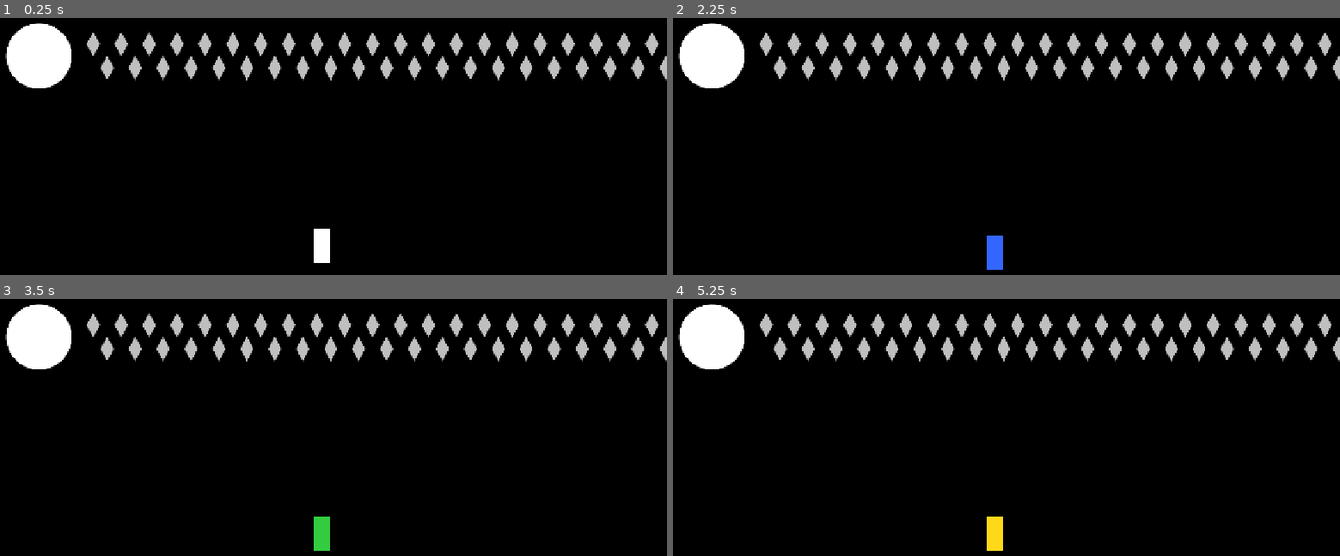
Above: before the commit, frames 1-4 (two rows, left to right).
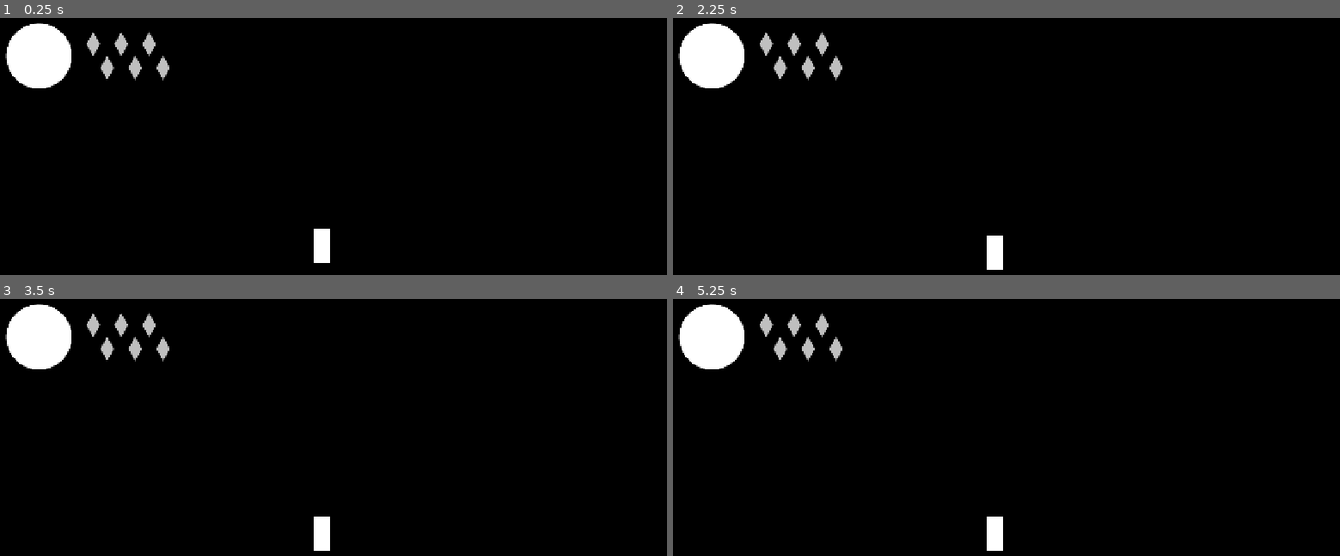
Above: after the commit, the same moments.

Repository: autonomouscrow/color-game
Game: Godot game, scene res://Scenes/Main.tscn
Same seed, same stepped clock (60 frames per second), same inputs: the game is played once before the commit and once after it.
Inputs:
- Up to frame 1 (0.25 s): no input
- Up to frame 2 (2.25 s): hold Space (interact) 0.53-1.28 s; hold Right (move_right) 0.53-2.03 s; tap A (jump) at 0.77, 1.52 s; tap Enter at 1.25 s; tap Ctrl (burst) at 1.35 s; tap Space (interact) at 1.55, 2 s; hold Left (move_left) from 2.03 s (still down); hold Space (interact) from 2.03 s (still down); tap E (color_blue) at 2.1 s
- Up to frame 3 (3.5 s): tap Enter at 2.75 s; release Left (move_left) at 2.78 s; release Space (interact) at 2.78 s; hold Right (move_right) from 2.78 s (still down); tap F (color_green) at 2.85 s; tap A (jump) at 3.02 s; tap Space (interact) at 3.05 s
- Up to frame 4 (5.25 s): tap Space (interact) at 3.5, 4.55, 5 s; hold Space (interact) 3.53-4.28 s; tap W (color_red) at 3.6 s; tap A (jump) at 3.77, 4.52 s; tap Enter at 4.25 s; release Right (move_right) at 4.28 s; hold Left (move_left) 4.28-5.03 s; tap Q (color_white) at 4.35 s; hold Right (move_right) from 5.03 s (still down); hold Space (interact) from 5.03 s (still down); tap R (color_yellow) at 5.1 s

The runs differ from the first frame. In frame 1, 3.7% of the frame differs, in the area x 25-100%, y 5-25%; in frame 2, 4.0%, in the area x 25-100%, y 5-98%; in frame 3, 4.0%; in frame 4, 4.0%.

Commit message:
added color crystals and ancestors

Diff:
--- a/Scenes/Rooms/Blue1.tscn
+++ b/Scenes/Rooms/Blue1.tscn
@@ -11,6 +11,7 @@
 [ext_resource type="PackedScene" uid="uid://d0y5ggtqv3vyv" path="res://Scenes/Prefabs/Slime.tscn" id="10_dlvn0"]
 [ext_resource type="PackedScene" uid="uid://bbreqjvxwbsbw" path="res://SolidBox.tscn" id="10_rudwg"]
 [ext_resource type="PackedScene" uid="uid://c3esrxtwcjlfa" path="res://Scenes/Prefabs/wall_sitters.tscn" id="11_jpjf8"]
+[ext_resource type="PackedScene" uid="uid://btcp03ywrwyyn" path="res://ancestors.tscn" id="12_pli0g"]
 
 [node name="Blue1" type="Node2D" unique_id=1167361679 node_paths=PackedStringArray("EnemyObjects") groups=["Room"]]
 script = ExtResource("1_6x4te")
@@ -416,3 +417,6 @@
 [node name="Box45" parent="." unique_id=710656399 instance=ExtResource("10_rudwg")]
 position = Vector2(8695, -7724)
 scale = Vector2(15.12002, 1)
+
+[node name="ancestors" parent="." unique_id=1961041996 instance=ExtResource("12_pli0g")]
+position = Vector2(11203, -3946)
--- a/Scenes/Rooms/Blue2.tscn
+++ b/Scenes/Rooms/Blue2.tscn
@@ -11,7 +11,9 @@
 [ext_resource type="PackedScene" uid="uid://k6kpr2pmhh05" path="res://Scenes/Prefabs/canvas.tscn" id="12_3vkun"]
 [ext_resource type="PackedScene" uid="uid://cdiaroodhyb5v" path="res://Scenes/Prefabs/DamageBlock.tscn" id="12_bei0t"]
 [ext_resource type="PackedScene" uid="uid://c3esrxtwcjlfa" path="res://Scenes/Prefabs/wall_sitters.tscn" id="12_gogsg"]
+[ext_resource type="PackedScene" uid="uid://wgfe6wtvypdf" path="res://color_crystal.tscn" id="13_bei0t"]
 [ext_resource type="PackedScene" uid="uid://d11k86ap54sq6" path="res://Scenes/Prefabs/damage_tp.tscn" id="13_pf7uk"]
+[ext_resource type="PackedScene" uid="uid://btcp03ywrwyyn" path="res://ancestors.tscn" id="14_pf7uk"]
 
 [node name="Blue2" type="Node2D" unique_id=458252390 node_paths=PackedStringArray("EnemyObjects") groups=["Room"]]
 script = ExtResource("1_m3txl")
@@ -628,3 +630,19 @@
 
 [node name="Canvas" parent="." unique_id=1299036508 instance=ExtResource("12_3vkun")]
 position = Vector2(9015, -7970)
+
+[node name="ColorCrystal" parent="." unique_id=1691775424 instance=ExtResource("13_bei0t")]
+position = Vector2(8442, -10569)
+color = 2
+
+[node name="ancestors" parent="." unique_id=1961041996 instance=ExtResource("14_pf7uk")]
+position = Vector2(6277, -8937)
+
+[node name="ancestors2" parent="." unique_id=1076020955 instance=ExtResource("14_pf7uk")]
+position = Vector2(8755, -9521)
+
+[node name="ancestors3" parent="." unique_id=860406649 instance=ExtResource("14_pf7uk")]
+position = Vector2(9153, -10418)
+
+[node name="ancestors4" parent="." unique_id=515844414 instance=ExtResource("14_pf7uk")]
+position = Vector2(9617, -11140)
--- a/Scenes/Rooms/Green1.tscn
+++ b/Scenes/Rooms/Green1.tscn
@@ -7,6 +7,7 @@
 [ext_resource type="PackedScene" uid="uid://b5ve86daq1wpt" path="res://Scenes/room_boundry.tscn" id="5_qautl"]
 [ext_resource type="PackedScene" uid="uid://cdiaroodhyb5v" path="res://Scenes/Prefabs/DamageBlock.tscn" id="6_wgraa"]
 [ext_resource type="PackedScene" uid="uid://d11k86ap54sq6" path="res://Scenes/Prefabs/damage_tp.tscn" id="7_sawut"]
+[ext_resource type="PackedScene" uid="uid://btcp03ywrwyyn" path="res://ancestors.tscn" id="8_sawut"]
 
 [node name="Green1" type="Node2D" unique_id=1491857186 node_paths=PackedStringArray("EnemyObjects") groups=["Room"]]
 script = ExtResource("1_7vu7n")
@@ -137,10 +138,5 @@
 position = Vector2(4565, -306)
 scale = Vector2(1, 18.960003)
 
-[node name="ColorRect" type="ColorRect" parent="." unique_id=224559308]
-offset_left = 3981.0
-offset_top = -227.0
-offset_right = 4021.0
-offset_bottom = -187.0
-scale = Vector2(3.053636, 3.048267)
-color = Color(0.4509804, 0, 1, 1)
+[node name="ancestors" parent="." unique_id=1961041996 instance=ExtResource("8_sawut")]
+position = Vector2(4034, -132)
--- a/Scenes/Rooms/Green2.tscn
+++ b/Scenes/Rooms/Green2.tscn
@@ -8,6 +8,7 @@
 [ext_resource type="PackedScene" uid="uid://c3esrxtwcjlfa" path="res://Scenes/Prefabs/wall_sitters.tscn" id="6_qhm1r"]
 [ext_resource type="PackedScene" uid="uid://d11k86ap54sq6" path="res://Scenes/Prefabs/damage_tp.tscn" id="7_gok3t"]
 [ext_resource type="PackedScene" uid="uid://cdiaroodhyb5v" path="res://Scenes/Prefabs/DamageBlock.tscn" id="8_1haui"]
+[ext_resource type="PackedScene" uid="uid://wgfe6wtvypdf" path="res://color_crystal.tscn" id="9_1haui"]
 
 [node name="Green2" type="Node2D" unique_id=1525656117 node_paths=PackedStringArray("EnemyObjects") groups=["Room"]]
 script = ExtResource("1_gey60")
@@ -274,7 +275,7 @@
 scale = Vector2(1.4836735, -15.909128)
 
 [node name="OutM1" parent="." unique_id=1702948120 instance=ExtResource("3_mupk5")]
-position = Vector2(10771, 650)
+position = Vector2(10768, 792.00006)
 scale = Vector2(34.64002, 1.2399969)
 target_room_id = "Green1"
 target_door_id = "InR1"
@@ -304,3 +305,7 @@
 [node name="Box37" parent="." unique_id=1716904531 instance=ExtResource("4_niq6w")]
 position = Vector2(4981, -510)
 scale = Vector2(41.26023, 38.53505)
+
+[node name="ColorCrystal" parent="." unique_id=1691775424 instance=ExtResource("9_1haui")]
+position = Vector2(10755, 604)
+color = 4
--- a/Scenes/Rooms/GreenHonse.tscn
+++ b/Scenes/Rooms/GreenHonse.tscn
@@ -4,6 +4,7 @@
 [ext_resource type="PackedScene" uid="uid://b7owcqgbcb5fa" path="res://Scenes/roomExit.tscn" id="3_dq0vl"]
 [ext_resource type="PackedScene" uid="uid://bbreqjvxwbsbw" path="res://SolidBox.tscn" id="4_gop86"]
 [ext_resource type="PackedScene" uid="uid://b5ve86daq1wpt" path="res://Scenes/room_boundry.tscn" id="4_slyfa"]
+[ext_resource type="PackedScene" uid="uid://btcp03ywrwyyn" path="res://ancestors.tscn" id="5_u5oj7"]
 
 [node name="GreenHonse" type="Node2D" unique_id=2046928556 groups=["Room"]]
 script = ExtResource("1_slyfa")
@@ -33,3 +34,6 @@
 [node name="Box2" parent="." unique_id=2113618482 instance=ExtResource("4_gop86")]
 position = Vector2(12926, -97)
 scale = Vector2(1.4739314, 34.994972)
+
+[node name="ancestors" parent="." unique_id=1961041996 instance=ExtResource("5_u5oj7")]
+position = Vector2(12278, 223)
--- a/Scenes/Rooms/fall.tscn
+++ b/Scenes/Rooms/fall.tscn
@@ -145,4 +145,4 @@
 target_door_id = "InU"
 
 [node name="InU" type="Marker2D" parent="." unique_id=1013967555]
-position = Vector2(487, -1778)
+position = Vector2(564, -7936)
--- a/Scenes/Rooms/gauntlet.tscn
+++ b/Scenes/Rooms/gauntlet.tscn
@@ -6,6 +6,7 @@
 [ext_resource type="PackedScene" uid="uid://bbreqjvxwbsbw" path="res://SolidBox.tscn" id="4_ig2bl"]
 [ext_resource type="PackedScene" uid="uid://cdiaroodhyb5v" path="res://Scenes/Prefabs/DamageBlock.tscn" id="5_ickob"]
 [ext_resource type="PackedScene" uid="uid://k6kpr2pmhh05" path="res://Scenes/Prefabs/canvas.tscn" id="6_ig2bl"]
+[ext_resource type="PackedScene" uid="uid://btcp03ywrwyyn" path="res://ancestors.tscn" id="7_4ba2h"]
 
 [node name="Gauntlet" type="Node2D" unique_id=1701499376 groups=["Room"]]
 script = ExtResource("1_m0dvp")
@@ -388,13 +389,6 @@
 position = Vector2(143.24646, -1303.3334)
 scale = Vector2(2.4691947, 0.23809524)
 
-[node name="ColorRect" type="ColorRect" parent="." unique_id=1004287865]
-offset_left = 963.0
-offset_top = -16544.0
-offset_right = 1003.0
-offset_bottom = -16504.0
-color = Color(0.5921569, 0, 1, 1)
-
 [node name="Canvas" parent="." unique_id=518473249 instance=ExtResource("6_ig2bl")]
 position = Vector2(1232, -17537)
 
@@ -404,3 +398,6 @@
 
 [node name="InU" type="Marker2D" parent="." unique_id=980151846]
 position = Vector2(1359.3478, -20360.625)
+
+[node name="ancestors" parent="." unique_id=1961041996 instance=ExtResource("7_4ba2h")]
+position = Vector2(984, -16525)
--- a/Scenes/Rooms/red_1.tscn
+++ b/Scenes/Rooms/red_1.tscn
@@ -10,6 +10,7 @@
 [ext_resource type="PackedScene" uid="uid://c5i7skmtn3i2o" path="res://Scenes/Prefabs/breakable_wall.tscn" id="8_iu70p"]
 [ext_resource type="PackedScene" uid="uid://cdiaroodhyb5v" path="res://Scenes/Prefabs/DamageBlock.tscn" id="9_vjw5v"]
 [ext_resource type="PackedScene" uid="uid://k6kpr2pmhh05" path="res://Scenes/Prefabs/canvas.tscn" id="10_rdn0l"]
+[ext_resource type="PackedScene" uid="uid://btcp03ywrwyyn" path="res://ancestors.tscn" id="11_n0n1y"]
 
 [node name="Red1" type="Node2D" unique_id=1782557211 node_paths=PackedStringArray("EnemyObjects") groups=["Room"]]
 script = ExtResource("1_lwl47")
@@ -420,3 +421,6 @@
 [node name="Box2" parent="." unique_id=1139882921 instance=ExtResource("3_062ts")]
 position = Vector2(5660, -2803)
 scale = Vector2(15.289498, 1)
+
+[node name="ancestors" parent="." unique_id=1961041996 instance=ExtResource("11_n0n1y")]
+position = Vector2(6334, -3789)
--- a/Scenes/Rooms/red_2.tscn
+++ b/Scenes/Rooms/red_2.tscn
@@ -11,6 +11,8 @@
 [ext_resource type="PackedScene" uid="uid://d0y5ggtqv3vyv" path="res://Scenes/Prefabs/Slime.tscn" id="9_to4dh"]
 [ext_resource type="PackedScene" uid="uid://c3esrxtwcjlfa" path="res://Scenes/Prefabs/wall_sitters.tscn" id="10_58xyw"]
 [ext_resource type="PackedScene" uid="uid://c5i7skmtn3i2o" path="res://Scenes/Prefabs/breakable_wall.tscn" id="10_uxhc2"]
+[ext_resource type="PackedScene" uid="uid://wgfe6wtvypdf" path="res://color_crystal.tscn" id="12_rmh61"]
+[ext_resource type="PackedScene" uid="uid://btcp03ywrwyyn" path="res://ancestors.tscn" id="13_iyu5w"]
 
 [node name="Red2" type="Node2D" unique_id=493293217 node_paths=PackedStringArray("EnemyObjects") groups=["Room"]]
 script = ExtResource("1_2vpxa")
@@ -685,3 +687,17 @@
 
 [node name="InL" type="Marker2D" parent="." unique_id=1153674813]
 position = Vector2(1547, -8213)
+
+[node name="ColorCrystal" parent="." unique_id=1691775424 instance=ExtResource("12_rmh61")]
+position = Vector2(3271, -9889)
+color = 1
+
+[node name="Box" parent="." unique_id=466582089 instance=ExtResource("3_xmy5j")]
+position = Vector2(2994, -10132.001)
+scale = Vector2(1, 29.79999)
+
+[node name="ancestors" parent="." unique_id=1961041996 instance=ExtResource("13_iyu5w")]
+position = Vector2(3437, -8358)
+
+[node name="ancestors2" parent="." unique_id=77975610 instance=ExtResource("13_iyu5w")]
+position = Vector2(3093, -6751)
--- a/Scenes/Rooms/start.tscn
+++ b/Scenes/Rooms/start.tscn
@@ -10,8 +10,9 @@
 script = ExtResource("1_oiuna")
 
 [node name="RoomBoundry" parent="." unique_id=2141509462 instance=ExtResource("4_y5hus")]
-position = Vector2(493.00003, 184.16577)
-scale = Vector2(77.39998, 52.44)
+visible = false
+position = Vector2(-944, 239)
+scale = Vector2(219.84, 52.44)
 
 [node name="Exit" parent="." unique_id=199470789 instance=ExtResource("1_ots34")]
 position = Vector2(1289, 394.16574)
@@ -22,37 +23,51 @@
 [node name="rightExit" type="Marker2D" parent="." unique_id=62011328]
 position = Vector2(1254, 456.16577)
 
-[node name="Box" parent="." unique_id=1599687405 instance=ExtResource("2_qn1rc")]
-position = Vector2(664, 665.1658)
-scale = Vector2(42.24, 1)
-
-[node name="Box2" parent="." unique_id=2104926722 instance=ExtResource("2_qn1rc")]
-position = Vector2(233, 645.1658)
-scale = Vector2(7.9999995, 1)
-
-[node name="Box3" parent="." unique_id=277372887 instance=ExtResource("2_qn1rc")]
-position = Vector2(1099, 645.1658)
-scale = Vector2(7.9999995, 1)
-
-[node name="Box4" parent="." unique_id=1514885839 instance=ExtResource("2_qn1rc")]
-position = Vector2(1138, 616.1658)
-scale = Vector2(7.9999995, 3.12)
-
-[node name="Box5" parent="." unique_id=1539496219 instance=ExtResource("2_qn1rc")]
-position = Vector2(1222, 563.1658)
-scale = Vector2(10.600009, 3.12)
-
-[node name="Box6" parent="." unique_id=1804923726 instance=ExtResource("2_qn1rc")]
-position = Vector2(150, 406.16577)
-scale = Vector2(1, 23)
-
 [node name="Canvas" parent="." unique_id=1299036508 instance=ExtResource("3_1n0d2")]
-position = Vector2(276, 605.1658)
+position = Vector2(659, 596)
 hide = true
 
 [node name="InU" type="Marker2D" parent="." unique_id=273608030]
 position = Vector2(656.78784, -150)
 
-[node name="Box7" parent="." unique_id=74059077 instance=ExtResource("2_qn1rc")]
+[node name="platforms" type="Node2D" parent="." unique_id=563097549]
+
+[node name="Box" parent="platforms" unique_id=1599687405 instance=ExtResource("2_qn1rc")]
+position = Vector2(664, 665.1658)
+scale = Vector2(42.24, 1)
+
+[node name="Box2" parent="platforms" unique_id=2104926722 instance=ExtResource("2_qn1rc")]
+position = Vector2(233, 645.1658)
+scale = Vector2(7.9999995, 1)
+
+[node name="Box3" parent="platforms" unique_id=277372887 instance=ExtResource("2_qn1rc")]
+position = Vector2(1099, 645.1658)
+scale = Vector2(7.9999995, 1)
+
+[node name="Box4" parent="platforms" unique_id=1514885839 instance=ExtResource("2_qn1rc")]
+position = Vector2(1138, 616.1658)
+scale = Vector2(7.9999995, 3.12)
+
+[node name="Box5" parent="platforms" unique_id=1539496219 instance=ExtResource("2_qn1rc")]
+position = Vector2(1222, 563.1658)
+scale = Vector2(10.600009, 3.12)
+
+[node name="Box7" parent="platforms" unique_id=74059077 instance=ExtResource("2_qn1rc")]
 position = Vector2(1321, 379.16577)
 scale = Vector2(1, 18.56)
+
+[node name="Box8" parent="platforms" unique_id=1876589767 instance=ExtResource("2_qn1rc")]
+position = Vector2(-1488, 629.99994)
+scale = Vector2(165.8286, 0.8557295)
+
+[node name="Box9" parent="platforms" unique_id=1281875097 instance=ExtResource("2_qn1rc")]
+position = Vector2(-2463, 609)
+scale = Vector2(18.08, 1)
+
+[node name="Box10" parent="platforms" unique_id=128984417 instance=ExtResource("2_qn1rc")]
+position = Vector2(-3022, 392)
+scale = Vector2(1, 20.200003)
+
+[node name="Box11" parent="platforms" unique_id=1530195320 instance=ExtResource("2_qn1rc")]
+position = Vector2(-841.99994, 165)
+scale = Vector2(219.40001, 1)
--- a/Scenes/Rooms/yellow_1.tscn
+++ b/Scenes/Rooms/yellow_1.tscn
@@ -8,6 +8,7 @@
 [ext_resource type="PackedScene" uid="uid://d0y5ggtqv3vyv" path="res://Scenes/Prefabs/Slime.tscn" id="5_ndrtu"]
 [ext_resource type="PackedScene" path="res://Scenes/Prefabs/Dasher.tscn" id="6_411p2"]
 [ext_resource type="PackedScene" uid="uid://k6kpr2pmhh05" path="res://Scenes/Prefabs/canvas.tscn" id="8_xq887"]
+[ext_resource type="PackedScene" uid="uid://btcp03ywrwyyn" path="res://ancestors.tscn" id="9_riagq"]
 
 [node name="yellow1" type="Node2D" unique_id=529611210 node_paths=PackedStringArray("EnemyObjects") groups=["Room"]]
 script = ExtResource("1_pevpe")
@@ -377,3 +378,6 @@
 
 [node name="Canvas2" parent="." unique_id=1168452420 instance=ExtResource("8_xq887")]
 position = Vector2(8126, -11827)
+
+[node name="ancestors" parent="." unique_id=1961041996 instance=ExtResource("9_riagq")]
+position = Vector2(597, -11850)
--- a/Scenes/Rooms/yellow_2.tscn
+++ b/Scenes/Rooms/yellow_2.tscn
@@ -8,6 +8,7 @@
 [ext_resource type="PackedScene" path="res://Scenes/Prefabs/Dasher.tscn" id="6_ksxh1"]
 [ext_resource type="PackedScene" uid="uid://bvbkoiedl4jtg" path="res://Scenes/Prefabs/Craw.tscn" id="7_2d22j"]
 [ext_resource type="PackedScene" uid="uid://k6kpr2pmhh05" path="res://Scenes/Prefabs/canvas.tscn" id="8_2d22j"]
+[ext_resource type="PackedScene" uid="uid://wgfe6wtvypdf" path="res://color_crystal.tscn" id="9_3w672"]
 
 [node name="Yellow2" type="Node2D" unique_id=719130131 groups=["Room"]]
 script = ExtResource("1_lbndr")
@@ -150,3 +151,7 @@
 
 [node name="Canvas" parent="." unique_id=1299036508 instance=ExtResource("8_2d22j")]
 position = Vector2(5583, -14025)
+
+[node name="ColorCrystal" parent="." unique_id=1691775424 instance=ExtResource("9_3w672")]
+position = Vector2(5071, -14520)
+color = 3
--- a/Scripts/Hue.gd
+++ b/Scripts/Hue.gd
@@ -4,6 +4,8 @@
 
 const BURST_SHOCKWAVE_SCRIPT := preload("res://Scripts/BurstShockwave.gd")
 const COLOR_ACTIONS := ["color_white", "color_red", "color_blue", "color_yellow", "color_green"]  ## Input action for each color, in HueColor order
+
+@export var CanColor: Array = [ true, false, false, false, false ]
 
 @export_group("Walk")
 @export var speed := 300.0
@@ -195,7 +197,7 @@
 @export var health := 100.0:
 	set(value):
 		health = clampf(value, 0.0, max_health)
-@export var max_mp := 80:
+@export var max_mp := 6:
 	set(value):
 		max_mp = maxi(value, 0)
 		mp = mini(mp, max_mp)
@@ -1196,8 +1198,9 @@
 func _update_color_swap(delta: float) -> void:
 	for i in COLOR_ACTIONS.size():
 		if Input.is_action_just_pressed(COLOR_ACTIONS[i]):
-			buffered_color = i as HueColor
-			color_buffer_timer = color_buffer_time
+			if CanColor[i]:
+				buffered_color = i as HueColor
+				color_buffer_timer = color_buffer_time
 	if color_buffer_timer <= 0:
 		return
 	color_buffer_timer -= delta
@@ -1298,3 +1301,9 @@
 	health = 100
 	mp = 0
 	respawning = false
+
+func unlockColor(o: int) -> void:
+	CanColor[o] = true
+
+func moreCrystal(o: int) -> void:
+	max_mp += o
--- /dev/null
+++ b/ancestors.gd
@@ -0,0 +1,23 @@
+extends Node2D
+
+var playerInArea: bool = false
+
+func _ready() -> void:
+	pass # Replace with function body.
+
+func _process(delta: float) -> void:
+	pass
+
+func _on_area_2d_body_entered(body: Node2D) -> void:
+	if body.is_in_group("Player"):
+		playerInArea = true
+
+func _on_area_2d_body_exited(body: Node2D) -> void:
+	if body.is_in_group("Player"):
+		playerInArea = false
+
+func _unhandled_input(event: InputEvent) -> void:
+	if playerInArea and event.is_action_pressed("interact"):
+		var player = get_tree().get_first_node_in_group("Player")
+		player.moreCrystal(1)
+		queue_free()
--- /dev/null
+++ b/ancestors.tscn
@@ -0,0 +1,24 @@
+[gd_scene format=3 uid="uid://btcp03ywrwyyn"]
+
+[ext_resource type="Script" uid="uid://c051u6kibx0ma" path="res://ancestors.gd" id="1_m8clt"]
+
+[sub_resource type="CircleShape2D" id="CircleShape2D_x3acn"]
+radius = 64.0
+
+[node name="ancestors" type="Node2D" unique_id=1961041996]
+script = ExtResource("1_m8clt")
+
+[node name="ColorRect" type="ColorRect" parent="." unique_id=38215048]
+offset_left = -20.0
+offset_top = -20.0
+offset_right = 20.0
+offset_bottom = 20.0
+color = Color(0, 1, 0.63529414, 1)
+
+[node name="Area2D" type="Area2D" parent="." unique_id=850234627]
+
+[node name="CollisionShape2D" type="CollisionShape2D" parent="Area2D" unique_id=471397108]
+shape = SubResource("CircleShape2D_x3acn")
+
+[connection signal="body_entered" from="Area2D" to="." method="_on_area_2d_body_entered"]
+[connection signal="body_exited" from="Area2D" to="." method="_on_area_2d_body_exited"]
--- /dev/null
+++ b/color_crystal.gd
@@ -0,0 +1,24 @@
+extends Node2D
+
+var playerInArea: bool = false
+
+@export var color: int
+
+func _ready() -> void:
+	pass # Replace with function body.
+
+func _process(delta: float) -> void:
+	pass
+
+func _on_area_2d_body_entered(body: Node2D) -> void:
+	if body.is_in_group("Player"):
+		playerInArea = true
+
+func _on_area_2d_body_exited(body: Node2D) -> void:
+	if body.is_in_group("Player"):
+		playerInArea = false
+
+func _unhandled_input(event: InputEvent) -> void:
+	if playerInArea and event.is_action_pressed("interact"):
+		var player = get_tree().get_first_node_in_group("Player")
+		player.unlockColor(color)
--- /dev/null
+++ b/color_crystal.tscn
@@ -0,0 +1,24 @@
+[gd_scene format=3 uid="uid://wgfe6wtvypdf"]
+
+[ext_resource type="Script" uid="uid://bw4xqiw13rvl" path="res://color_crystal.gd" id="1_mc5bv"]
+
+[sub_resource type="CircleShape2D" id="CircleShape2D_x3acn"]
+
+[node name="ColorCrystal" type="Node2D" unique_id=1691775424]
+script = ExtResource("1_mc5bv")
+
+[node name="Area2D" type="Area2D" parent="." unique_id=922206711]
+
+[node name="CollisionShape2D" type="CollisionShape2D" parent="Area2D" unique_id=1485135161]
+scale = Vector2(7.4799995, 7.4799995)
+shape = SubResource("CircleShape2D_x3acn")
+
+[node name="ColorRect" type="ColorRect" parent="." unique_id=983824293]
+offset_left = -20.0
+offset_top = -19.0
+offset_right = 20.0
+offset_bottom = 21.0
+color = Color(1, 0, 1, 1)
+
+[connection signal="body_entered" from="Area2D" to="." method="_on_area_2d_body_entered"]
+[connection signal="body_exited" from="Area2D" to="." method="_on_area_2d_body_exited"]
Not shown, added: ancestors.gd.uid
Not shown, added: color_crystal.gd.uid
